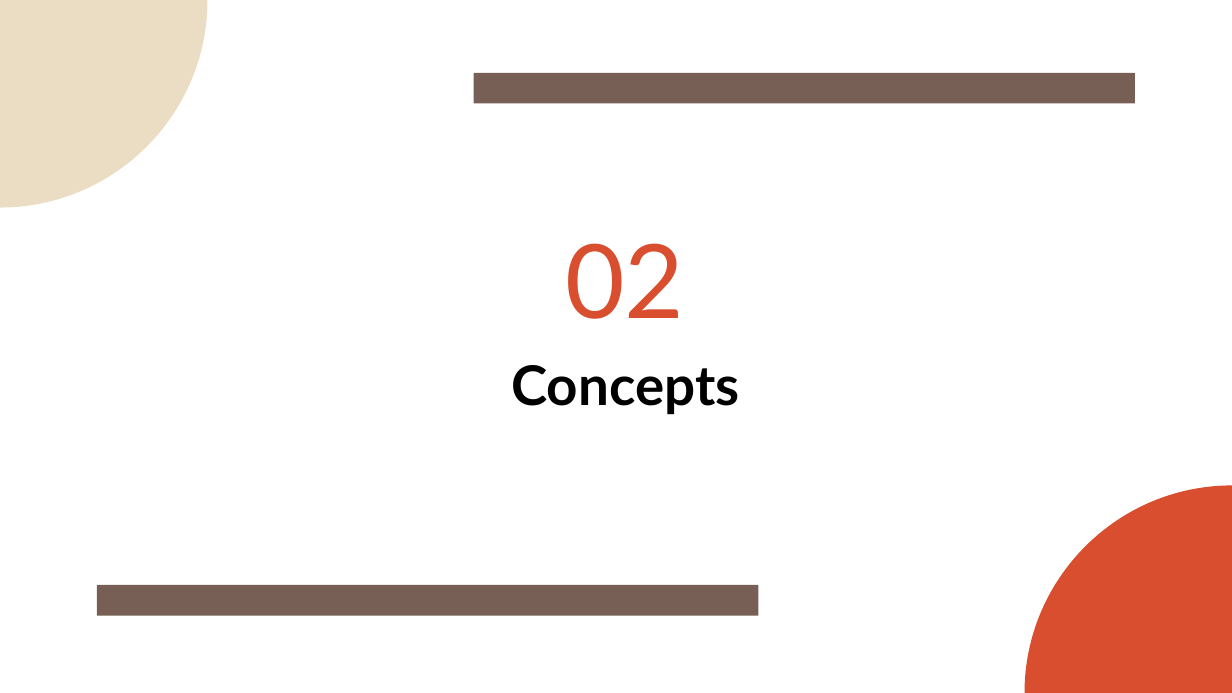
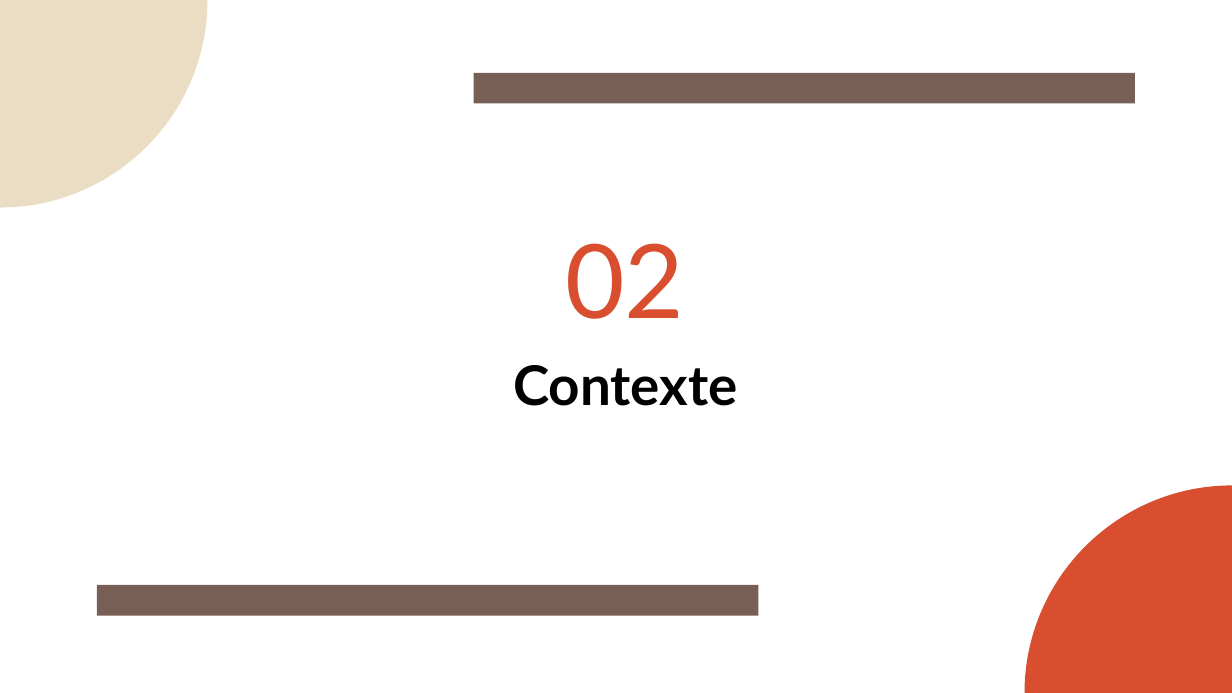
Before and after one commit to Yanis540/PSTL-M1, a slide deck: slide 5 of rapport/Présentation_Finale.pptx. Drawn at 1232x693 pixels with LibreOffice and Linux fonts; fonts in the diff are those of the drawing. Boxes give left, top, right and bottom in pixels: in the first picture for what was removed or moved away, otherwise in the second. Text is boxed around its words. In the diff, an @@ line names an element or a change of style, - is before the commit and + after.

```diff
--- a/rapport/Présentation_Finale.pptx
+++ b/rapport/Présentation_Finale.pptx
@@ title at [513, 365, 738, 406]: text changed @@
-Concepts
+Contexte
```
Also in this commit, not shown: 15 other slides changed, 1 slide added, 1 slide removed, 2 other files.
